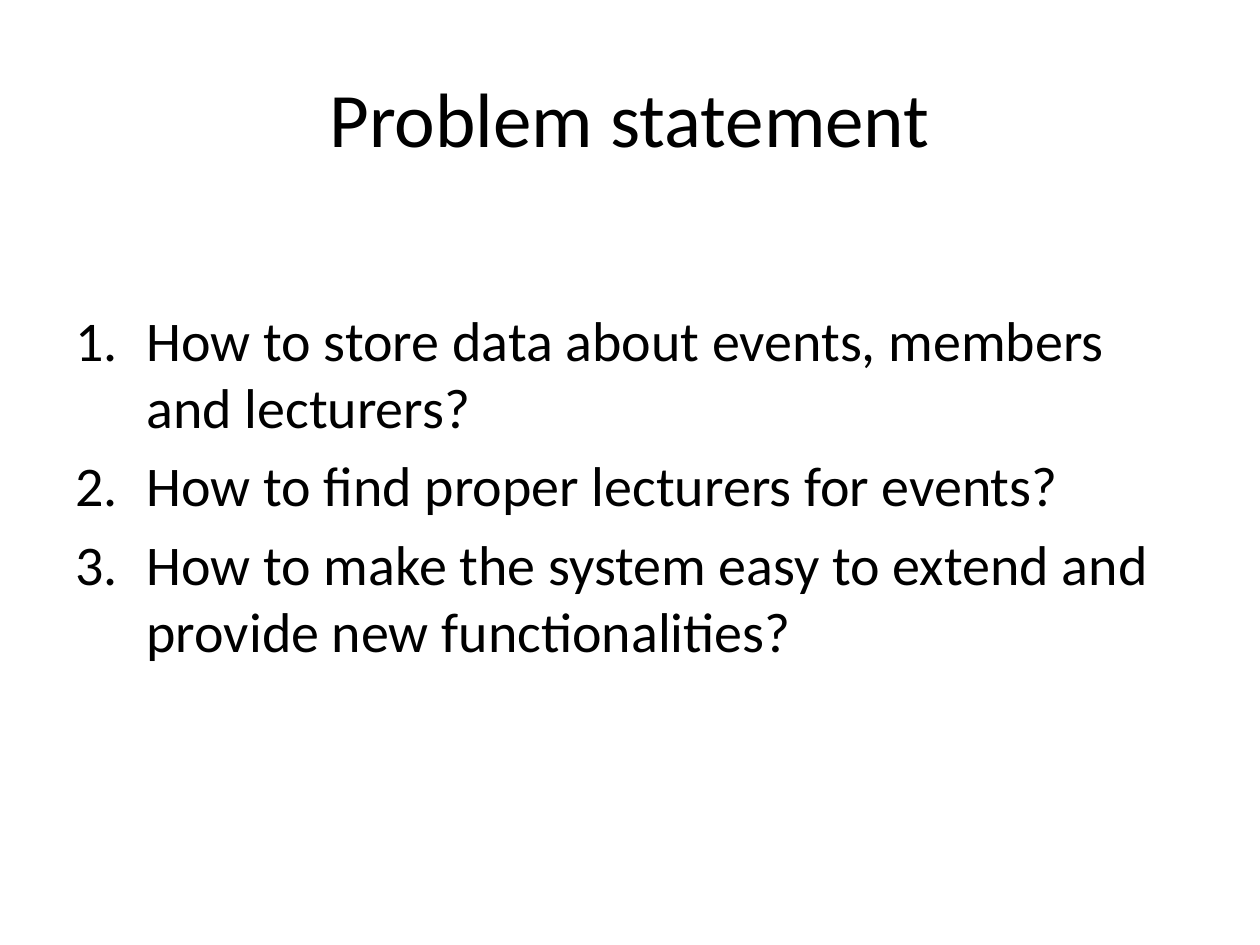
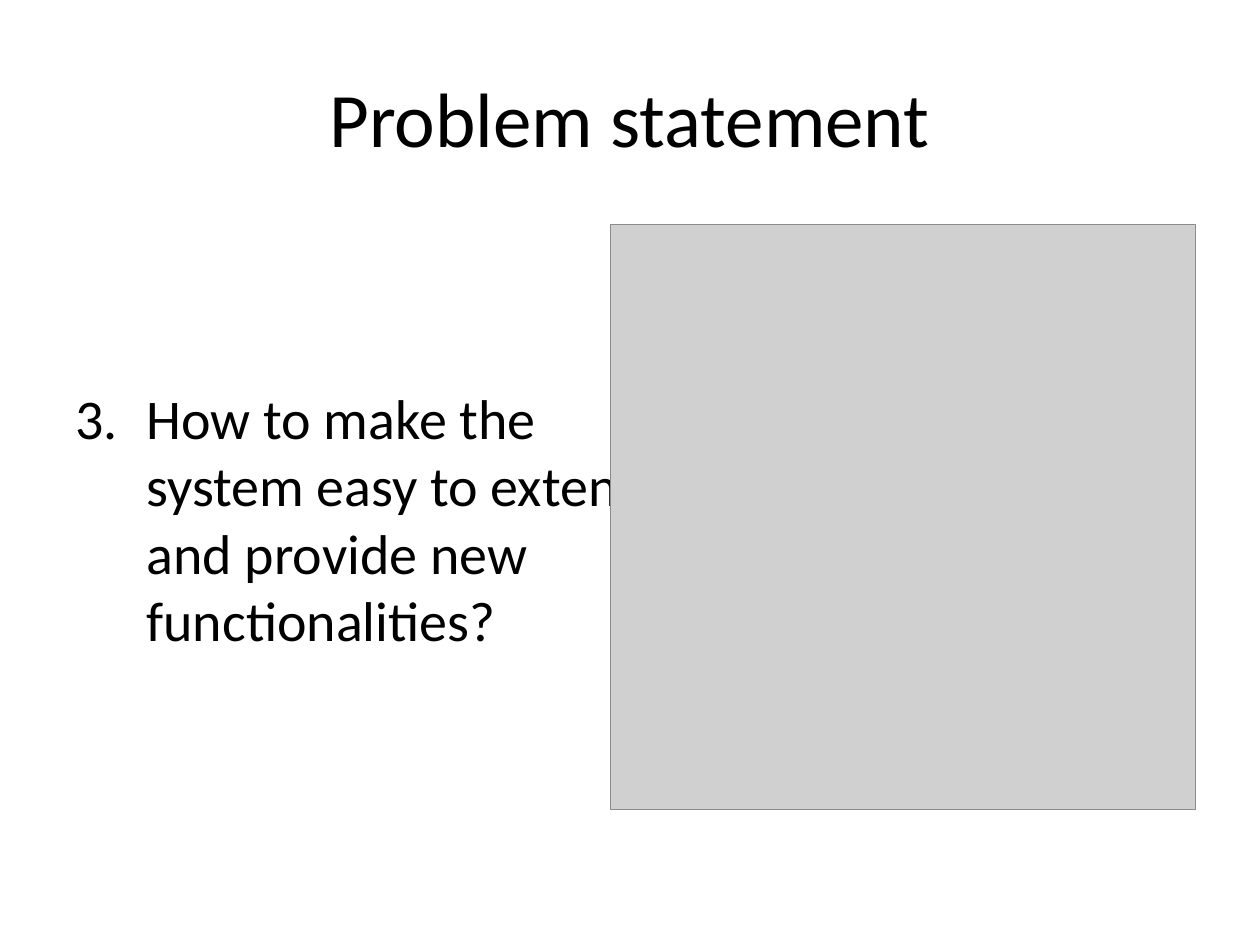
Before and after one commit to 11michi11/SEP1, a slide deck: slide 4 of Analysis.pptx (slide 2 before the commit). Drawn at 1260x945 pixels with LibreOffice and Linux fonts; fonts in the diff are those of the drawing; grey boxes stand for pictures. Boxes give left, top, right and bottom in pixels: in the first picture for what was removed or moved away, otherwise in the second. Text is boxed around its words. In the diff, an @@ line names an element or a change of style, - is before the commit and + after.

```diff
--- a/Analysis.pptx
+++ b/Analysis.pptx
@@ picture added at (610,224,1196,810) @@
@@ text at (146,322,1104,515): paragraphs removed @@
-1. How to store data about events, members and lecturers?
-2. How to find proper lecturers for events?
```
Also in this commit, not shown: 3 other slides changed, 13 slides added, 5 slides removed, 1 other file.
